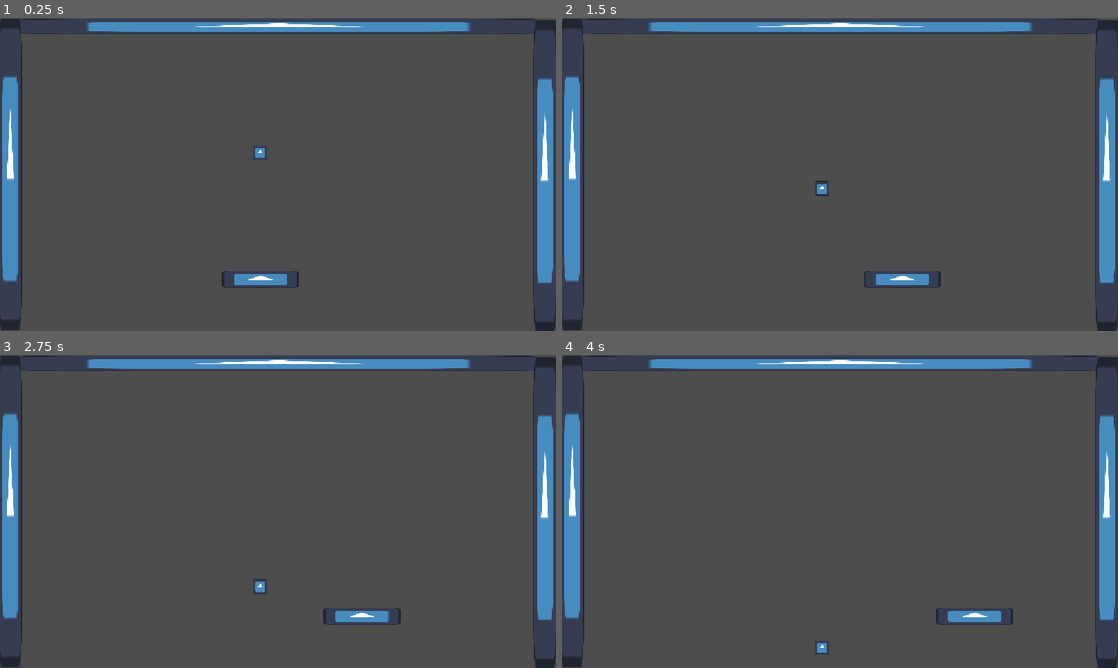
Above: before the commit, frames 1-4 (two rows, left to right).
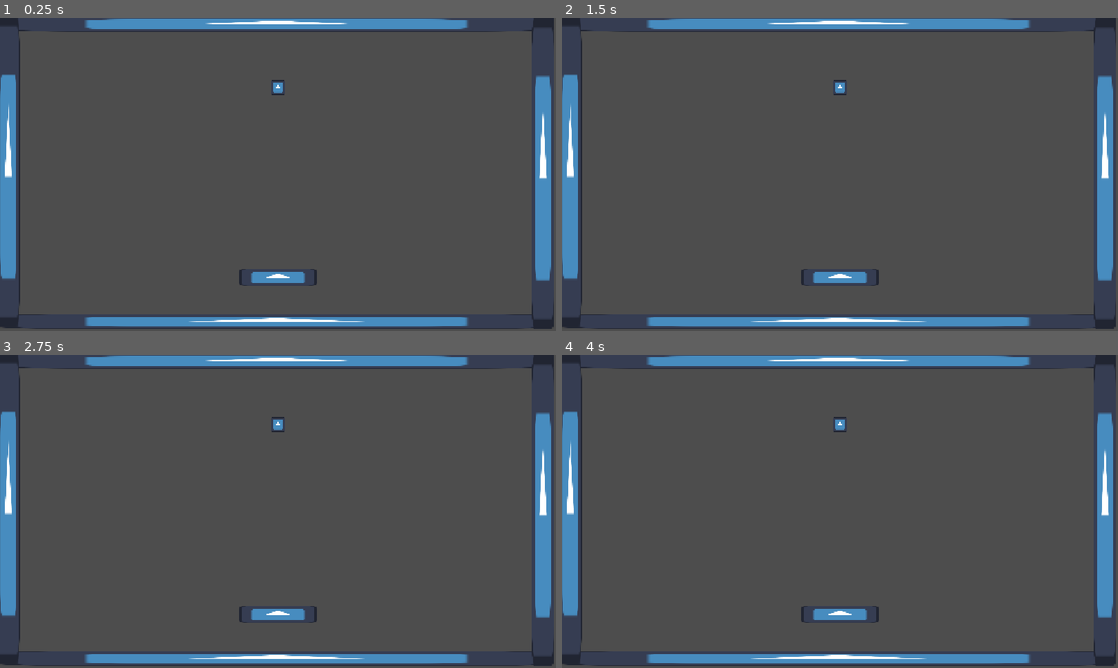
Above: after the commit, the same moments.

Repository: PlasmaOJ15/LD60TvRepair
Game: Godot game, scene res://scenes/Balloon.tscn
The game is run twice, just before and just after one commit, with the same random seed, the same clock (stepped at 60 frames per second) and the same inputs. This scene is started directly instead of the project's main scene. The engine's default icon, where the game draws it, is replaced by a stand-in: a white triangle on a blue panel in a dark square.
Inputs (mouse positions are in pixels of both pictures, inside the frame that each line leads up to):
- Up to frame 1 (0.25 s): no input
- Up to frame 2 (1.5 s): move the mouse to (962, 158) at 0.52 s; hold Right (ui_right) 0.53-1.28 s; click (962, 158) at 0.6 s; move the mouse to (728, 190) at 1.27 s; hold Left (ui_left) from 1.28 s (still down); click (728, 190) at 1.35 s
- Up to frame 3 (2.75 s): move the mouse to (333, 442) at 2.02 s; release Left (ui_left) at 2.03 s; hold Right (ui_right) from 2.03 s (still down); click (333, 442) at 2.1 s
- Up to frame 4 (4 s): move the mouse to (812, 574) at 2.77 s; click (812, 574) at 2.85 s; move the mouse to (1006, 558) at 3.52 s; release Right (ui_right) at 3.53 s; hold Left (ui_left) from 3.53 s (still down); click (1006, 558) at 3.6 s

The runs differ from the first frame. In frame 1, 7.2% of the frame differs, in the area x 0-100%, y 0-100%; in frame 2, 7.5%; in frame 3, 7.6%; in frame 4, 7.6%.

Commit message:
finished balloon gamee

Diff:
--- a/project.godot
+++ b/project.godot
@@ -37,6 +37,7 @@
 2d_physics/layer_1="Tv bounds"
 2d_physics/layer_2="Catcher"
 2d_physics/layer_3="Balloon"
+2d_physics/layer_4="Balloon Lose Area"
 
 [physics]
 
--- a/scenes/Balloon.tscn
+++ b/scenes/Balloon.tscn
@@ -1,8 +1,10 @@
 [gd_scene format=3 uid="uid://bb5od6v2hn7ju"]
 
 [ext_resource type="Script" uid="uid://ch67ya0y0r22o" path="res://scripts/catcherController.gd" id="1_1nhty"]
+[ext_resource type="Script" uid="uid://hisyeotivcuq" path="res://scripts/balloonGameManager.gd" id="1_6ukt2"]
 [ext_resource type="Texture2D" uid="uid://bbb6n8spen81k" path="res://icon.svg" id="1_lmd8b"]
 [ext_resource type="Script" uid="uid://bvkpsv16spiuv" path="res://scripts/balloonController.gd" id="3_egdey"]
+[ext_resource type="Script" uid="uid://crs7r5m7yro15" path="res://scenes/loseArea.gd" id="4_3r1ia"]
 
 [sub_resource type="RectangleShape2D" id="RectangleShape2D_ym2wr"]
 size = Vector2(160, 36)
@@ -10,15 +12,20 @@
 [sub_resource type="CircleShape2D" id="CircleShape2D_ym2wr"]
 radius = 15.132746
 
+[sub_resource type="RectangleShape2D" id="RectangleShape2D_3r1ia"]
+size = Vector2(1277, 172)
+
 [sub_resource type="RectangleShape2D" id="RectangleShape2D_xx17t"]
 size = Vector2(1147, 20)
 
 [sub_resource type="RectangleShape2D" id="RectangleShape2D_buomr"]
 size = Vector2(41, 622)
 
-[node name="Node2D" type="Node2D" unique_id=1874709638]
+[node name="BalloonGame" type="Node2D" unique_id=1874709638]
+script = ExtResource("1_6ukt2")
 
 [node name="Catcher" type="CharacterBody2D" parent="." unique_id=1792591579]
+position = Vector2(0, 65)
 collision_layer = 2
 collision_mask = 0
 script = ExtResource("1_1nhty")
@@ -33,7 +40,7 @@
 shape = SubResource("RectangleShape2D_ym2wr")
 
 [node name="Balloon" type="CharacterBody2D" parent="." unique_id=1772982093]
-position = Vector2(-1, -116)
+position = Vector2(0, -180)
 collision_layer = 4
 collision_mask = 3
 script = ExtResource("3_egdey")
@@ -45,11 +52,27 @@
 [node name="CollisionShape2D" type="CollisionShape2D" parent="Balloon" unique_id=1374339118]
 shape = SubResource("CircleShape2D_ym2wr")
 
+[node name="Area2D" type="Area2D" parent="." unique_id=1999884121]
+position = Vector2(-40, 64)
+collision_layer = 8
+collision_mask = 2
+script = ExtResource("4_3r1ia")
+
+[node name="CollisionShape2D5" type="CollisionShape2D" parent="Area2D" unique_id=239464491]
+position = Vector2(45.5, 297)
+shape = SubResource("RectangleShape2D_3r1ia")
+
 [node name="StaticBody2D" type="StaticBody2D" parent="." unique_id=75643258]
+position = Vector2(-40, 64)
 collision_mask = 4
 
 [node name="Sprite2D" type="Sprite2D" parent="StaticBody2D" unique_id=467862167]
 position = Vector2(37, -375.5)
+scale = Vector2(8.96875, 0.2421875)
+texture = ExtResource("1_lmd8b")
+
+[node name="Sprite2D2" type="Sprite2D" parent="StaticBody2D" unique_id=1937919861]
+position = Vector2(37, 240)
 scale = Vector2(8.96875, 0.2421875)
 texture = ExtResource("1_lmd8b")
 
@@ -76,4 +99,3 @@
 shape = SubResource("RectangleShape2D_buomr")
 
 [node name="Camera2D" type="Camera2D" parent="." unique_id=2035586943]
-position = Vector2(36, -69)
--- /dev/null
+++ b/scenes/loseArea.gd
@@ -0,0 +1,8 @@
+extends Area2D
+@onready var node_2d: Node2D = $".."
+
+func _on_body_entered(other):
+		#break tv
+
+		#end game
+		node_2d.endGame();
--- /dev/null
+++ b/scenes/startBalloonGame.gd
@@ -0,0 +1,20 @@
+extends Node2D
+
+var playing = false;
+
+# Called when the node enters the scene tree for the first time.
+func _ready() -> void:
+	pass # Replace with function body.
+
+
+# Called every frame. 'delta' is the elapsed time since the previous frame.
+func _process(delta: float) -> void:
+	pass
+
+func startBalloonGame():
+	#reset balloon
+	playing = true;
+
+func endBalloonGame():
+	#end game
+	playing = false;
--- a/scripts/balloonController.gd
+++ b/scripts/balloonController.gd
@@ -1,5 +1,5 @@
 extends CharacterBody2D
-
+@onready var node_2d: Node2D = $".."
 
 const SPEED = 300.0
 const BOUNCE_SPEED = 70
@@ -8,15 +8,18 @@
 var maxVelocity = 100.0;
 
 func _physics_process(delta: float) -> void:
-	if (velocity.y > maxVelocity):
-		velocity.y = maxVelocity;
+	if node_2d.playing == false:
+		velocity = Vector2.ZERO;
+	else:
+		if (velocity.y > maxVelocity):
+			velocity.y = maxVelocity;
 
-	# Add the gravity.
-	velocity += GRAVITY_MULT * get_gravity() * delta
+		# Add the gravity.
+		velocity += GRAVITY_MULT * get_gravity() * delta
 
-	#bounce
-	var collision_info = move_and_collide(velocity * delta)
-	var randomVector = Vector2(random.randf_range(-40, 40), 0);
-	var bounceVector = Vector2(0, -BOUNCE_SPEED)
-	if collision_info:
-		velocity = velocity.bounce(collision_info.get_normal())+bounceVector+randomVector;
+		#bounce
+		var collision_info = move_and_collide(velocity * delta)
+		var randomVector = Vector2(random.randf_range(-40, 40), 0);
+		var bounceVector = Vector2(0, -BOUNCE_SPEED)
+		if collision_info:
+			velocity = velocity.bounce(collision_info.get_normal())+bounceVector+randomVector;
--- /dev/null
+++ b/scripts/balloonGameManager.gd
@@ -0,0 +1,17 @@
+extends Node2D
+@onready var catcher: CharacterBody2D = $Catcher
+@onready var balloon: CharacterBody2D = $Balloon
+
+var playing = false;
+
+func startGame():
+	#reset balloon
+	playing = true;
+	catcher.position.x = 0.0;
+	catcher.position.y = 65.0;
+	balloon.position.x = -180.0;
+	balloon.position.y = 0;
+
+func endGame():
+	#end game
+	playing = false;
--- a/scripts/catcherController.gd
+++ b/scripts/catcherController.gd
@@ -1,14 +1,18 @@
 extends CharacterBody2D
+@onready var node_2d: Node2D = $".."
 
 const SPEED = 300.0
 
 func _physics_process(delta: float) -> void:
 
-	# Get the input direction and handle the movement/deceleration.
-	var direction := Input.get_axis("ui_left", "ui_right")
-	if direction:
-		velocity.x = direction * SPEED
+	if node_2d.playing == false:
+		velocity = Vector2.ZERO;
 	else:
-		velocity.x = move_toward(velocity.x, 0, SPEED)
+		# Get the input direction and handle the movement/deceleration.
+		var direction := Input.get_axis("ui_left", "ui_right")
+		if direction:
+			velocity.x = direction * SPEED
+		else:
+			velocity.x = move_toward(velocity.x, 0, SPEED)
 
-	move_and_slide()
+		move_and_slide()
Not shown, changed: Assets/Audio/AntennaSet.wav.import
Not shown, changed: Assets/Audio/ButtonClick.wav.import
Not shown, changed: Assets/Audio/DialSet.wav.import
Not shown, changed: Assets/Audio/TVStatic.mp3.import
Not shown, added: scenes/loseArea.gd.uid
Not shown, added: scenes/startBalloonGame.gd.uid
Not shown, added: scripts/balloonGameManager.gd.uid
